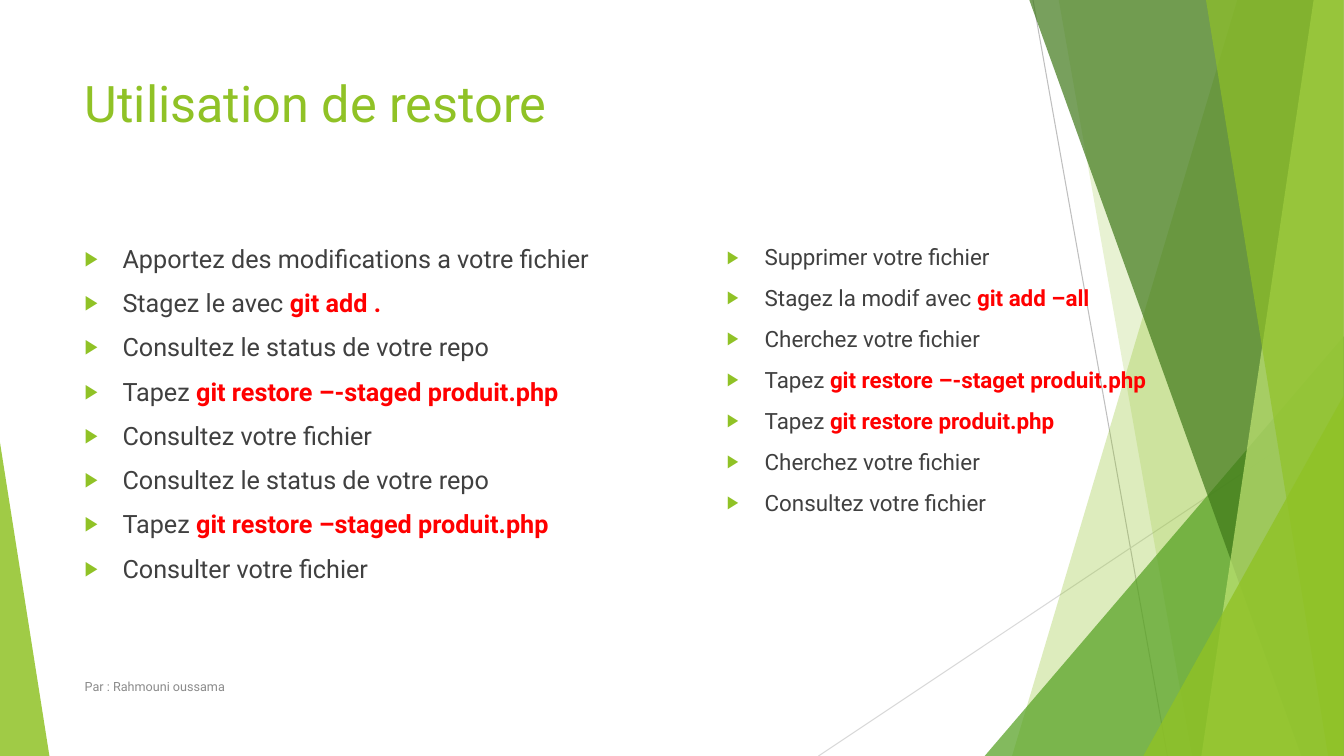
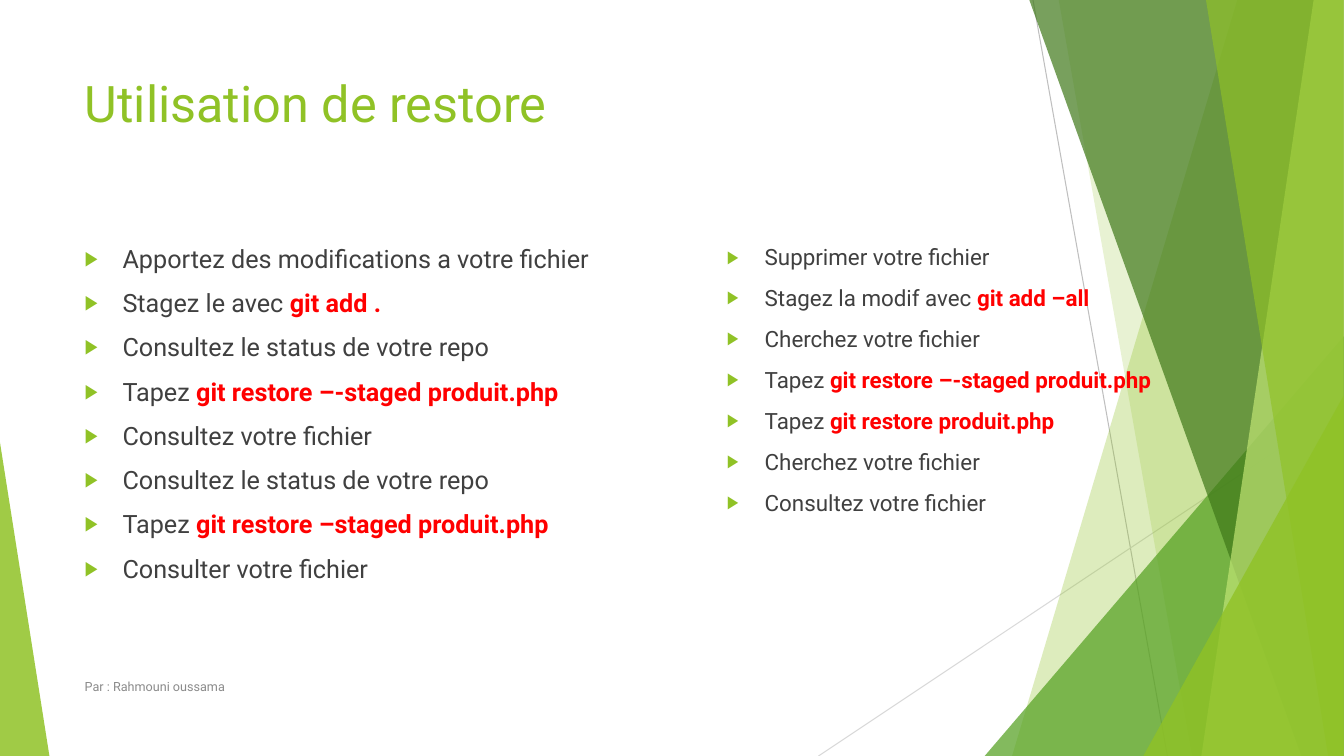
Before and after one commit to ousrah/Dev203_25, a slide deck: slide 36 of 2 - Approche agile/1 - Cours/4 - Git/Formation Git.pptx. Drawn at 1344x756 pixels with LibreOffice and Linux fonts; fonts in the diff are those of the drawing. Boxes give left, top, right and bottom in pixels: in the first picture for what was removed or moved away, otherwise in the second. Text is boxed around its words. In the diff, an @@ line names an element or a change of style, - is before the commit and + after.

```diff
--- a/2 - Approche agile/1 - Cours/4 - Git/Formation Git.pptx
+++ b/2 - Approche agile/1 - Cours/4 - Git/Formation Git.pptx
@@ text at (x1=765, y1=367, x2=1151, y2=394): text changed @@
-▶ Tapez git restore –-staget produit.php
+▶ Tapez git restore –-staged produit.php
```
Also in this commit, not shown: 1 other file.
